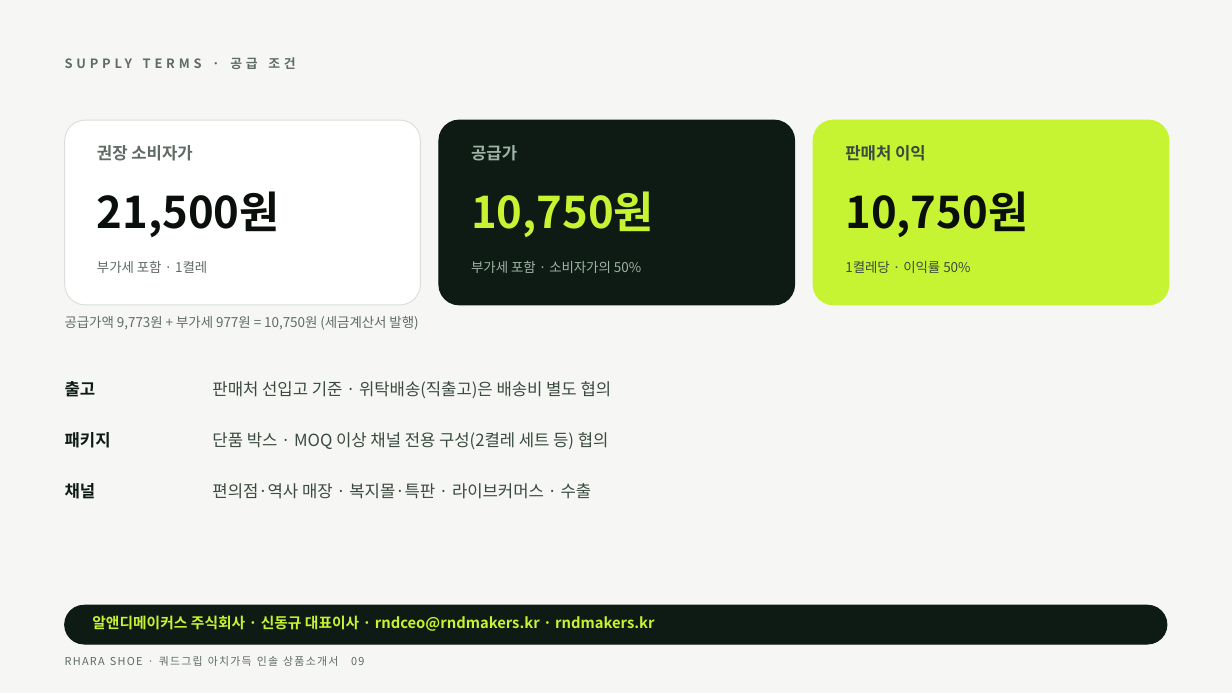
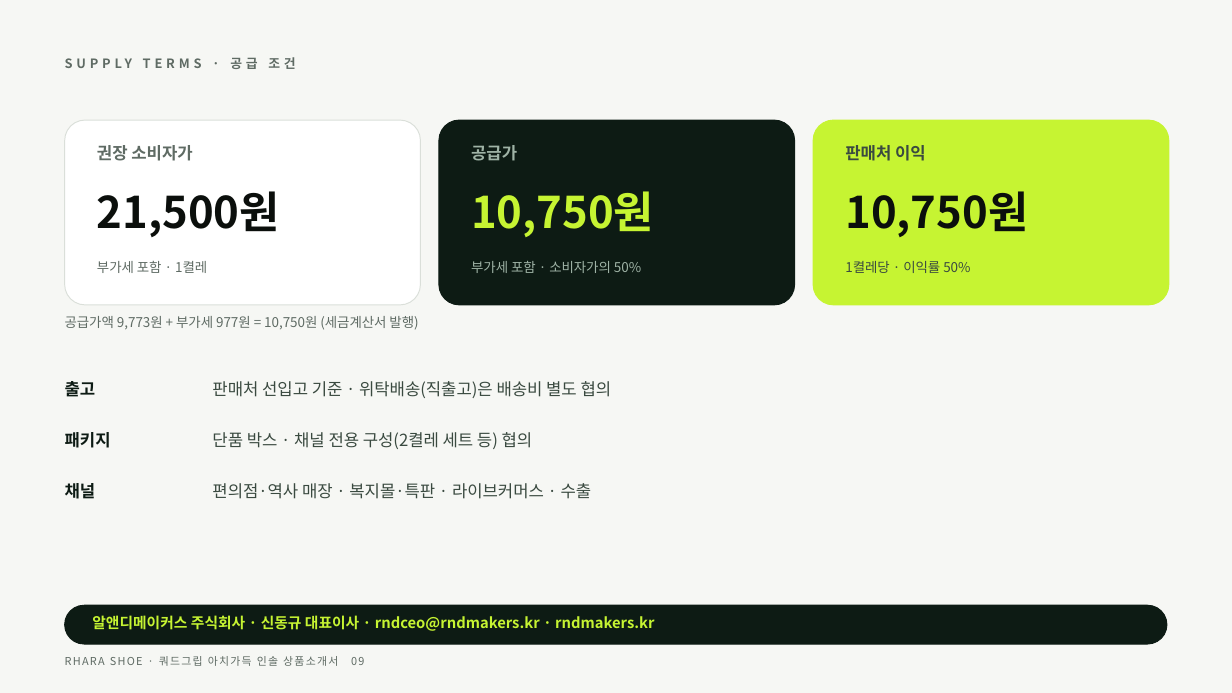
Before and after one commit to ydcompany89/harness-system, a slide deck: slide 9 of launch/rs/sales/insole-deck/RHARA_SHOE_아치가득인솔_상품소개서.pptx. Drawn at 1232x693 pixels with LibreOffice and Linux fonts; fonts in the diff are those of the drawing. Boxes give left, top, right and bottom in pixels: in the first picture for what was removed or moved away, otherwise in the second. Text is boxed around its words. In the diff, an @@ line names an element or a change of style, - is before the commit and + after.

```diff
--- a/launch/rs/sales/insole-deck/RHARA_SHOE_아치가득인솔_상품소개서.pptx
+++ b/launch/rs/sales/insole-deck/RHARA_SHOE_아치가득인솔_상품소개서.pptx
@@ text at (x1=212, y1=432, x2=533, y2=449): text changed @@
-단품 박스 · MOQ 이상 채널 전용 구성(2켤레 세트 등) 협의
+단품 박스 · 채널 전용 구성(2켤레 세트 등) 협의
```
Also in this commit, not shown: 1 other slide changed, 4 other files.
